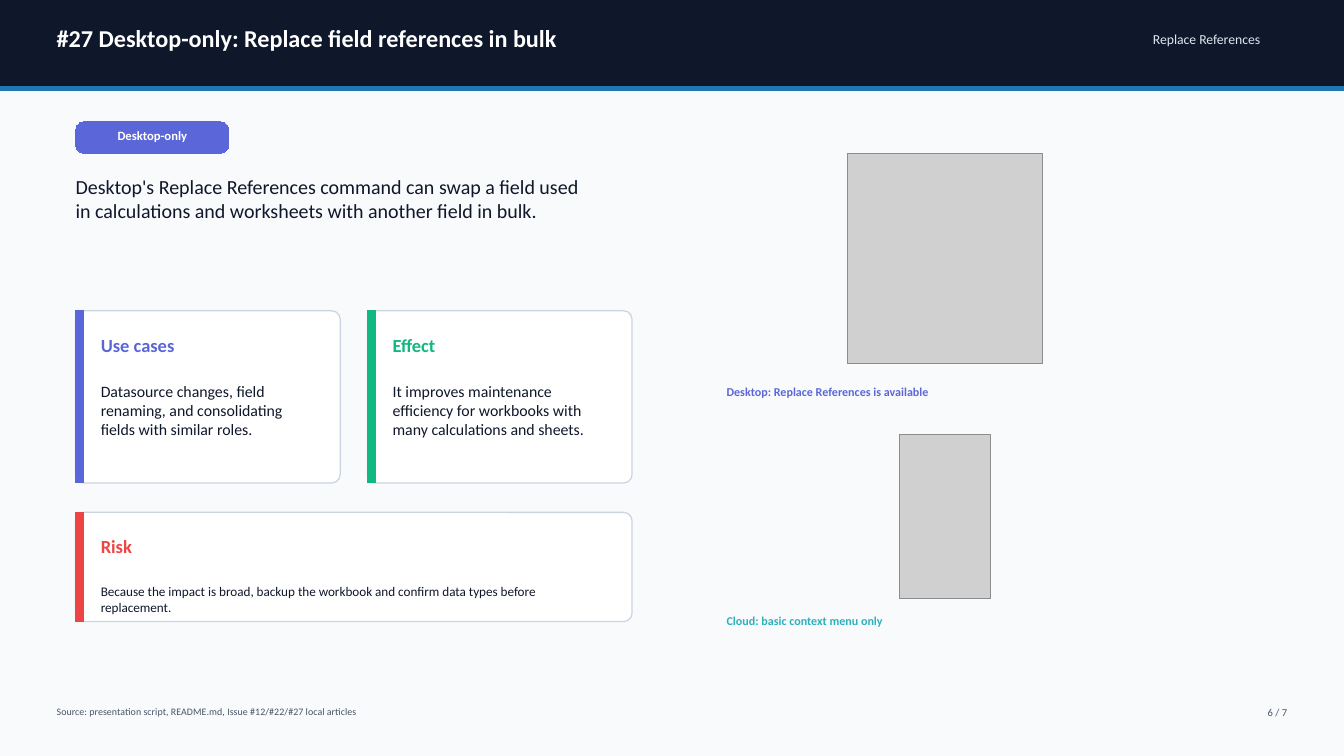
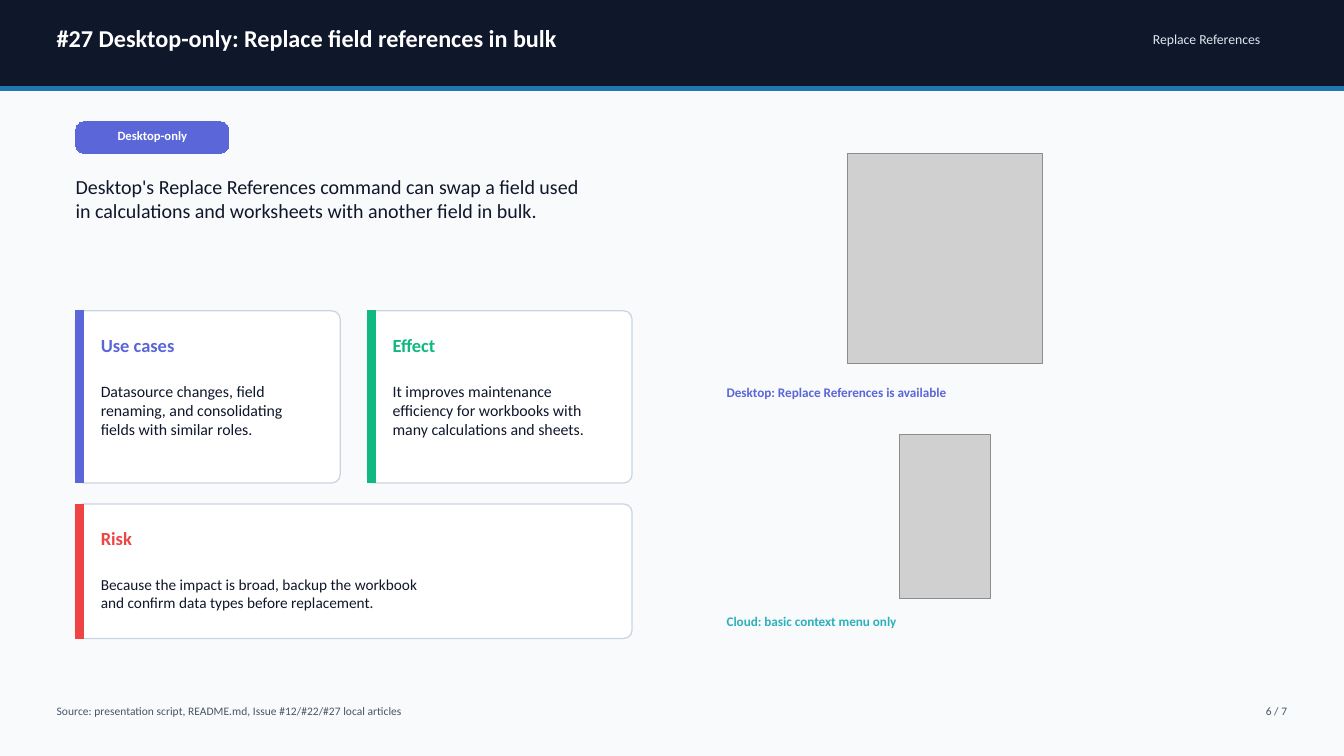
Before and after one commit to mickitty0511/tableau-feature-parity, a slide deck: slide 6 of docs/tech-posts/post/tableau-cloud-vs-desktop-feature-diff-summary-en.pptx. Drawn at 1344x756 pixels with LibreOffice and Linux fonts; fonts in the diff are those of the drawing; grey boxes stand for pictures. Boxes give left, top, right and bottom in pixels: in the first picture for what was removed or moved away, otherwise in the second. Text is boxed around its words. In the diff, an @@ line names an element or a change of style, - is before the commit and + after.

Commit message:
docs: improve presentation text readability

```diff
--- a/docs/tech-posts/post/tableau-cloud-vs-desktop-feature-diff-summary-en.pptx
+++ b/docs/tech-posts/post/tableau-cloud-vs-desktop-feature-diff-summary-en.pptx
@@ text "Desktop: Replace References is available" at (x1=727, y1=388, x2=947, y2=399): size 8.6 to 9.4 pt @@
@@ rounded rectangle resized from (x1=76, y1=512, x2=632, y2=621) to (x1=76, y1=504, x2=632, y2=638) @@
@@ rounded rectangle at (x1=76, y1=504, x2=632, y2=638): proportions changed @@
@@ rectangle resized from (x1=76, y1=512, x2=84, y2=621) to (x1=76, y1=504, x2=84, y2=638) @@
@@ text "Risk" moved from (x1=101, y1=540, x2=132, y2=553) to (x1=101, y1=532, x2=132, y2=545) @@
@@ text at (x1=101, y1=579, x2=417, y2=611): text changed; size 9.3 to 10.9 pt @@
-Because the impact is broad, backup the workbook and confirm data types before replacement.
+Because the impact is broad, backup the workbook
+and confirm data types before replacement.
@@ text "Cloud: basic context menu only" at (x1=727, y1=616, x2=897, y2=628): size 8.6 to 9.4 pt @@
@@ text "Source: presentation script, README.md, Issue ..." at (x1=57, y1=707, x2=402, y2=717): size 7.1 to 8.2 pt @@
@@ text "6 / 7" at (x1=1266, y1=707, x2=1287, y2=715): size 7.5 to 8.2 pt @@
```
Also in this commit, not shown: 6 other slides changed, 4 other files.
